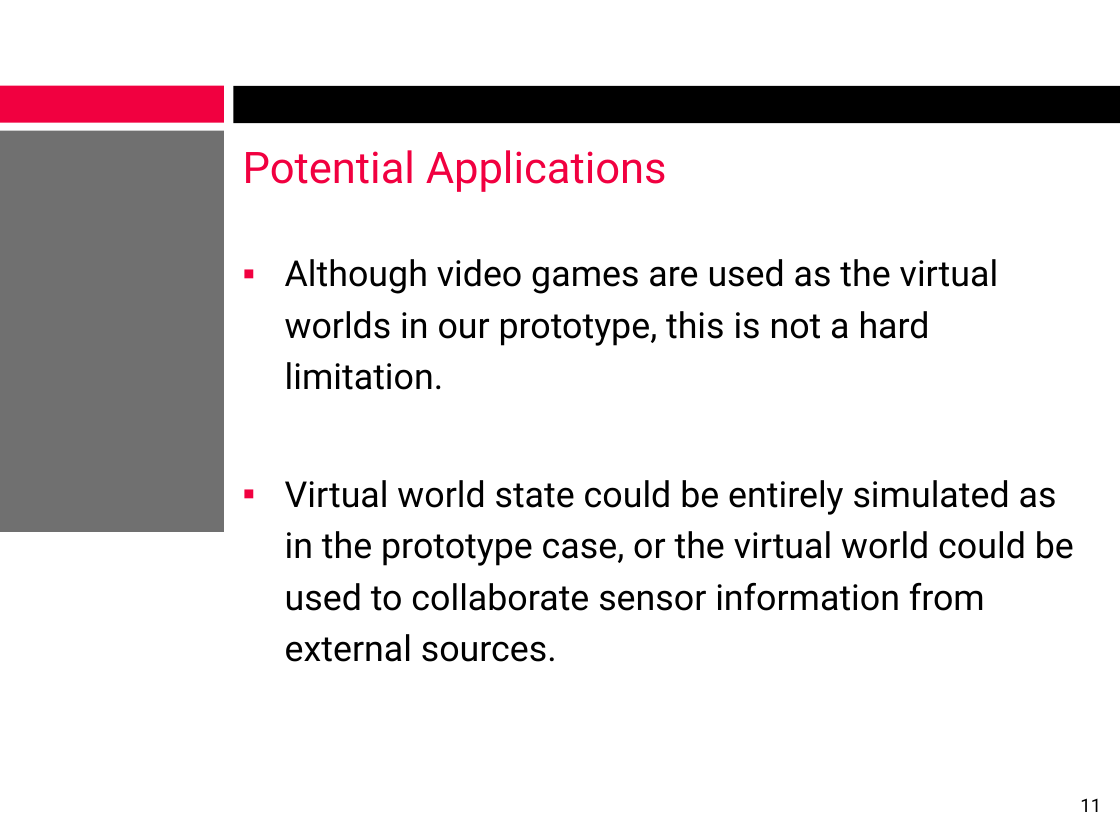
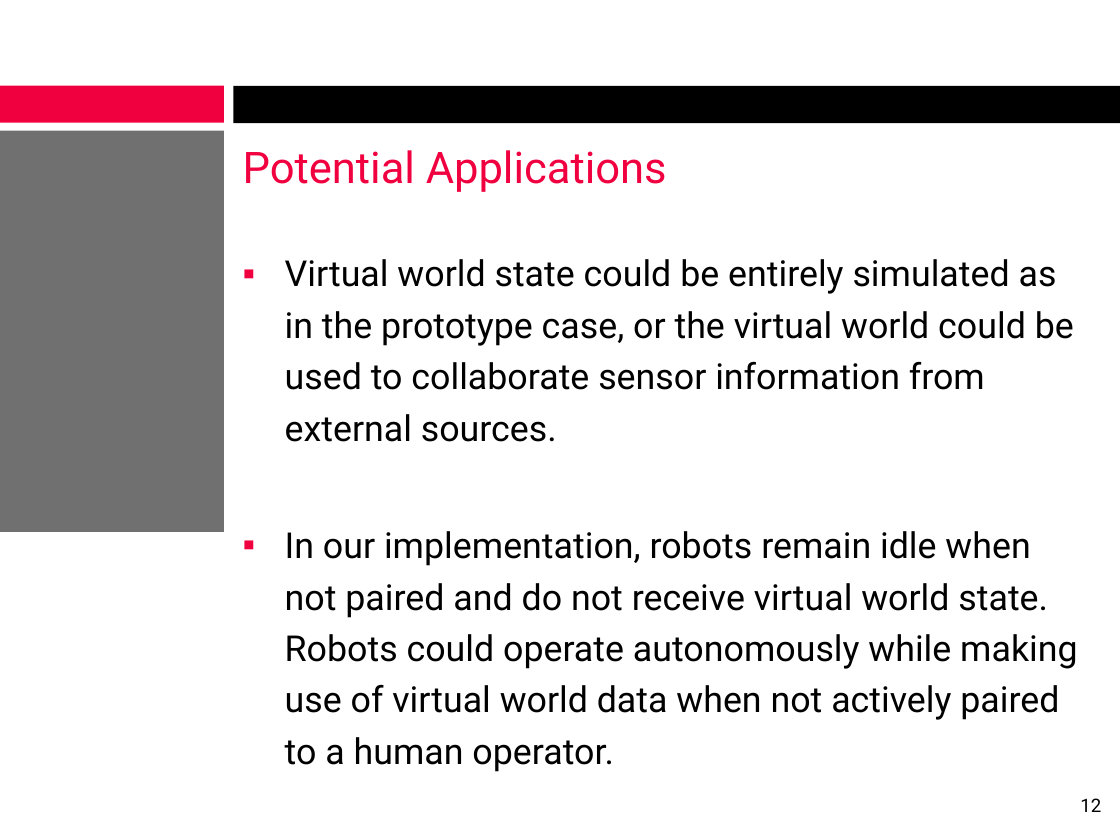
Before and after one commit to alexcraig/RoboWars, a slide deck: slide 12 of docs/presentation_slides/RoboWarsPresentation_AlexCraig.pptx (slide 11 before the commit). Drawn at 1120x840 pixels with LibreOffice and Linux fonts; fonts in the diff are those of the drawing; background and template pictures are left out. Boxes give left, top, right and bottom in pixels: in the first picture for what was removed or moved away, otherwise in the second. Text is boxed around its words. In the diff, an @@ line names an element or a change of style, - is before the commit and + after.

```diff
--- a/docs/presentation_slides/RoboWarsPresentation_AlexCraig.pptx
+++ b/docs/presentation_slides/RoboWarsPresentation_AlexCraig.pptx
@@ text at (285, 259, 999, 390): paragraph removed @@
-▪ Although video games are used as the virtual worlds in our prototype, this is not a hard limitation.
@@ text at (285, 531, 1077, 772): paragraph added @@
+▪ In our implementation, robots remain idle when not paired and do not receive virtual world state. Robots could operate autonomously while making use of virtual world data when not actively paired to a human operator.
@@ page number at (1080, 798, 1101, 812): text changed @@
-11
+12
```
Also in this commit, not shown: 5 other slides changed, 2 slides added, 1 other file.
